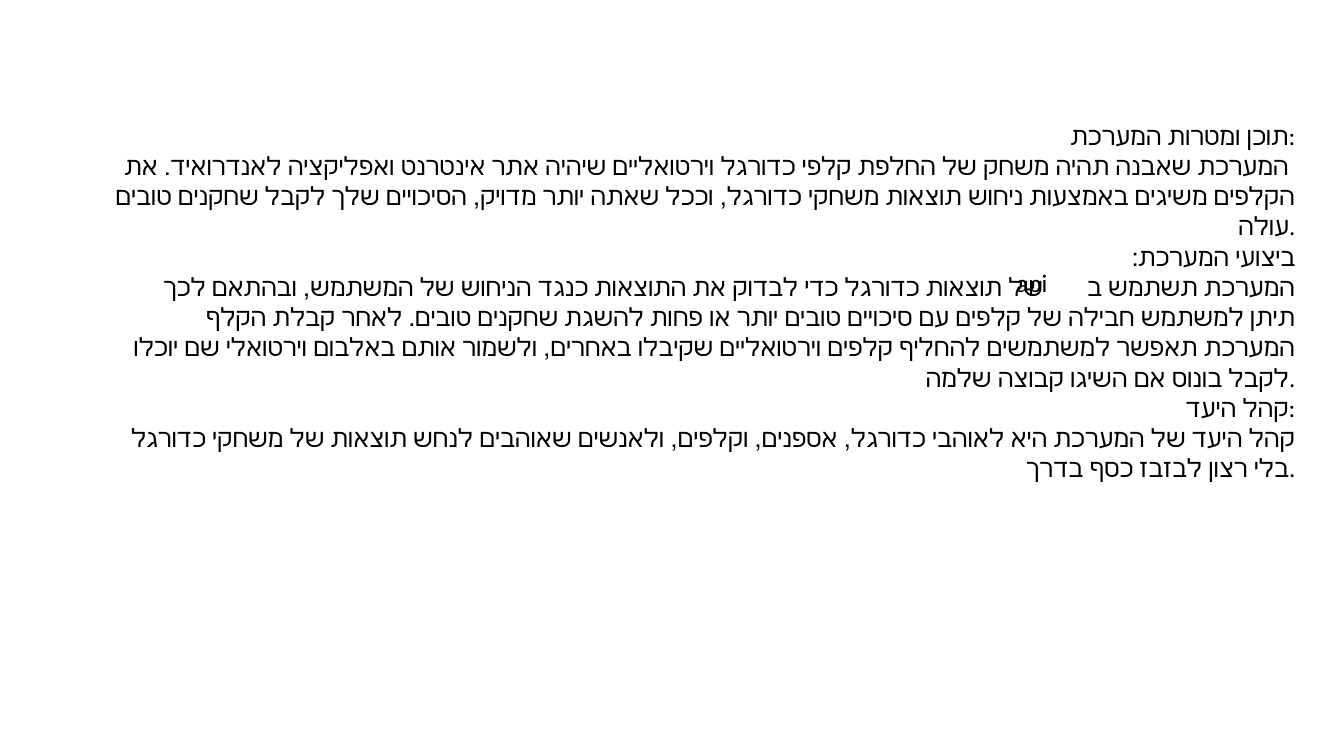
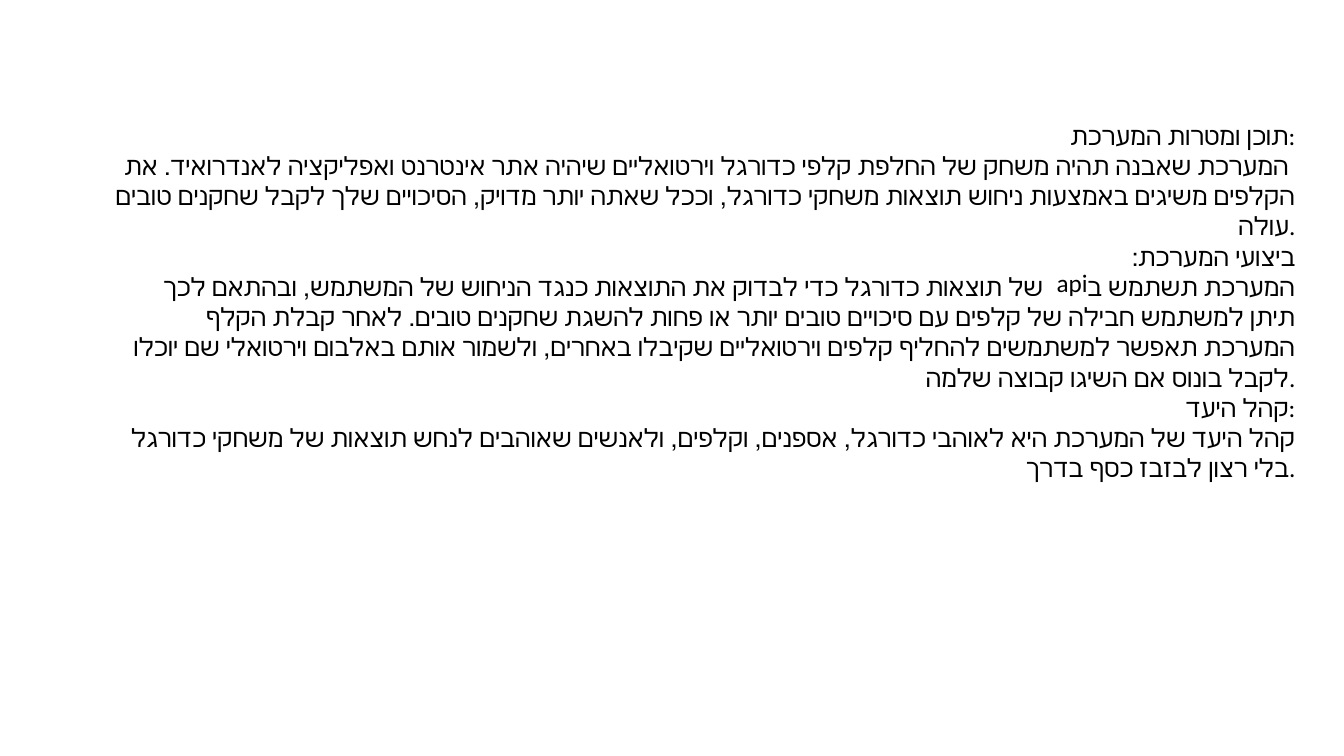
Before and after one commit to orraz1504/footballcards, a slide deck: slide 1 of projectpage.pptx. Drawn at 1344x756 pixels with LibreOffice and Linux fonts; fonts in the diff are those of the drawing. Boxes give left, top, right and bottom in pixels: in the first picture for what was removed or moved away, otherwise in the second. Text is boxed around its words. In the diff, an @@ line names an element or a change of style, - is before the commit and + after.

```diff
--- a/projectpage.pptx
+++ b/projectpage.pptx
@@ text "api": place and size @@
-text "api" at (1016,274,1047,296)
+text "api" at (1057,274,1088,296)
```
Also in this commit, not shown: 28 other files.
